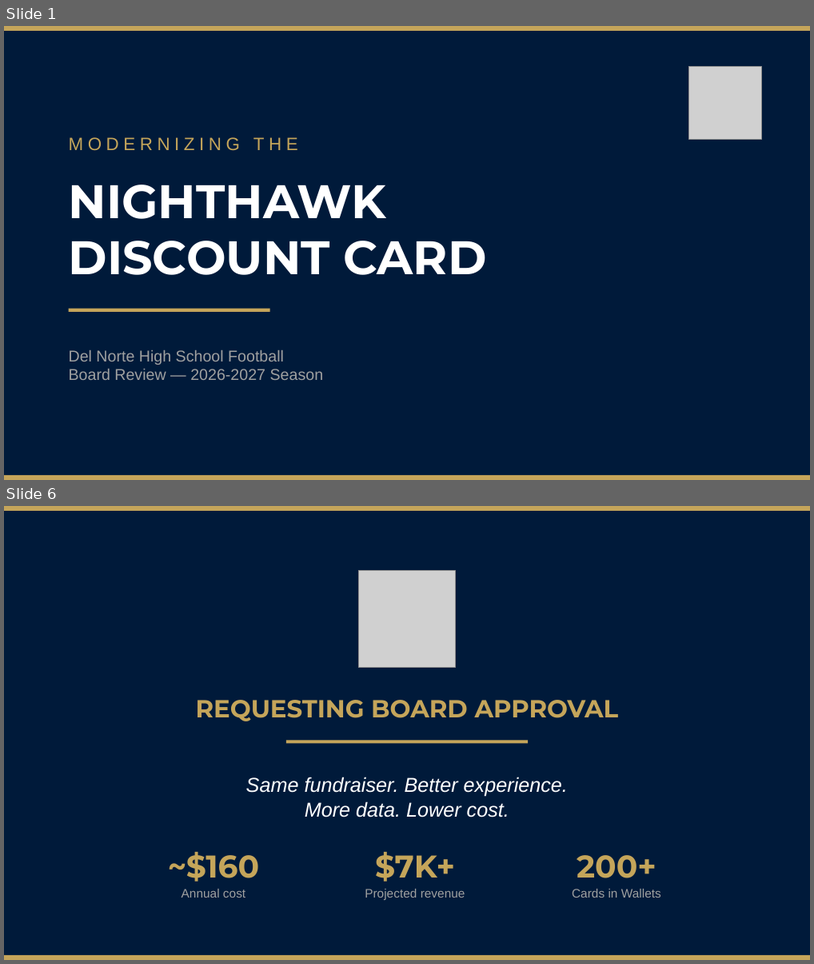
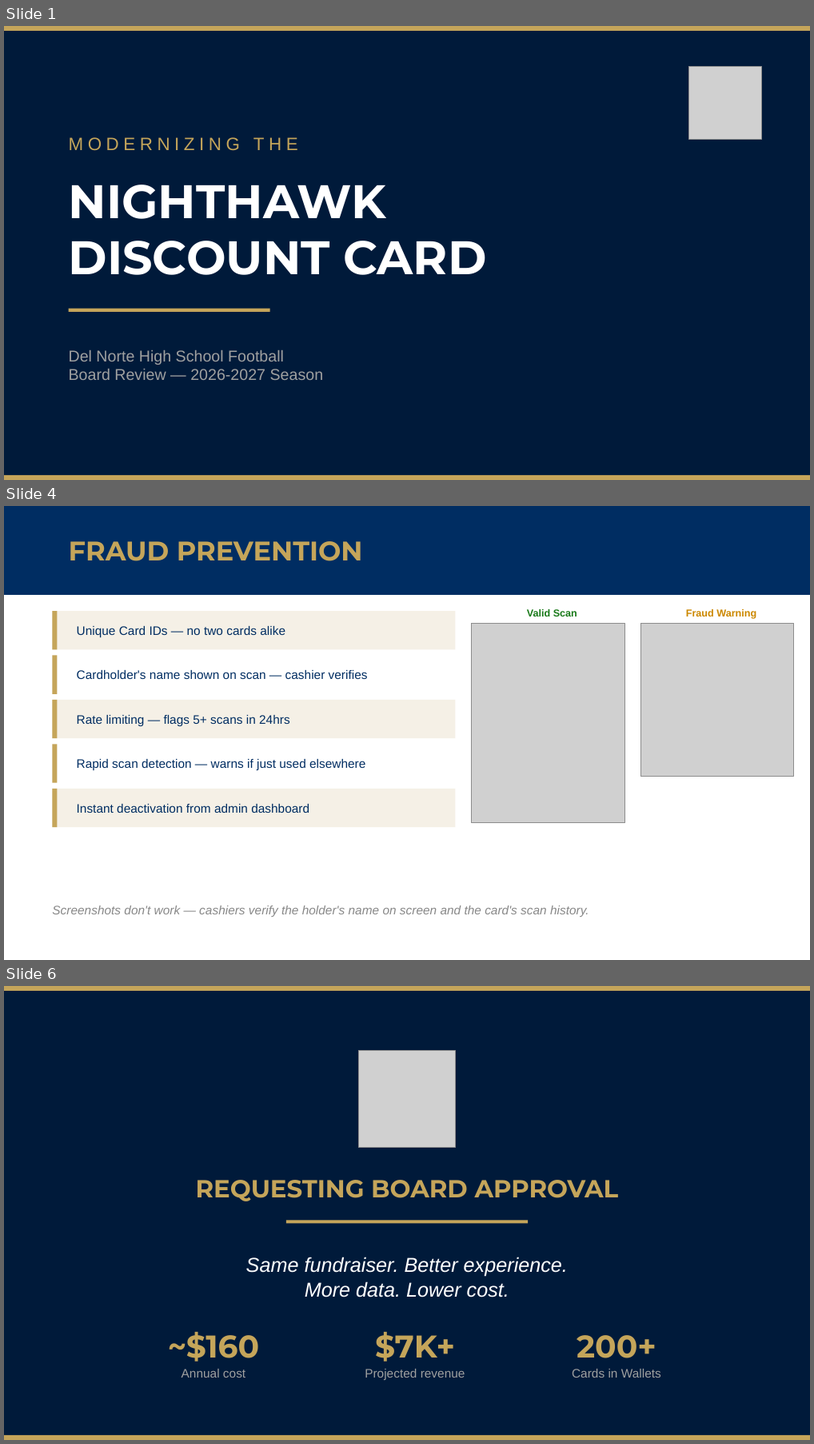
Before and after one commit to hoserR9/school-discount-pass, a slide deck: pitch/Del-Norte-Board-Approval.pptx. Shown one above the other, each under a label of ours: slides 1 and 6 before the commit, slides 1, 4 and 6 after it; the slides between them are not shown. The pictures are 814x964 and 814x1444 pixels, drawn with LibreOffice and Linux fonts; fonts in the diff are those of the drawing; grey boxes stand for pictures. Boxes give left, top, right and bottom in pixels: in the first picture for what was removed or moved away, otherwise in the second. Text is boxed around its words. In the diff, an @@ line names an element or a change of style, - is before the commit and + after.

```diff
--- a/pitch/Del-Norte-Board-Approval.pptx
+++ b/pitch/Del-Norte-Board-Approval.pptx
@@ slide 4 added at bbox=[4, 506, 810, 960], background #FFFFFF @@
@@ rectangle added at bbox=[4, 506, 810, 595], fill #002D62 @@
@@ text added at bbox=[69, 541, 363, 561], 24 pt, text #C5A55A, bold @@
+FRAUD PREVENTION
@@ rectangle added at bbox=[52, 611, 455, 649], fill #F5F0E6 @@
@@ rectangle added at bbox=[52, 611, 58, 649], fill #C5A55A @@
@@ picture added at bbox=[472, 623, 625, 822] @@
@@ text added at bbox=[527, 609, 578, 616], 9 pt, text #1A7A1A, bold @@
+Valid Scan
@@ picture added at bbox=[641, 623, 794, 776] @@
@@ text added at bbox=[686, 609, 757, 619], 9 pt, text #CC8800, bold @@
+Fraud Warning
@@ text added at bbox=[77, 626, 286, 637], 11 pt, text #002D62 @@
+Unique Card IDs — no two cards alike
@@ rectangle added at bbox=[52, 655, 455, 694], fill #FFFFFF @@
@@ rectangle added at bbox=[52, 655, 58, 694], fill #C5A55A @@
@@ text added at bbox=[77, 670, 368, 679], 11 pt, text #002D62 @@
+Cardholder's name shown on scan — cashier verifies
@@ rectangle added at bbox=[52, 700, 455, 738], fill #F5F0E6 @@
@@ rectangle added at bbox=[52, 700, 58, 738], fill #C5A55A @@
@@ text added at bbox=[77, 715, 290, 726], 11 pt, text #002D62 @@
+Rate limiting — flags 5+ scans in 24hrs
@@ rectangle added at bbox=[52, 744, 455, 783], fill #FFFFFF @@
@@ rectangle added at bbox=[52, 744, 58, 783], fill #C5A55A @@
@@ text added at bbox=[77, 759, 366, 771], 11 pt, text #002D62 @@
+Rapid scan detection — warns if just used elsewhere
@@ rectangle added at bbox=[52, 788, 455, 827], fill #F5F0E6 @@
@@ rectangle added at bbox=[52, 788, 58, 827], fill #C5A55A @@
@@ text added at bbox=[77, 804, 310, 812], 11 pt, text #002D62 @@
+Instant deactivation from admin dashboard
@@ text added at bbox=[52, 905, 590, 916], 11 pt, text #888888, italic @@
+Screenshots don't work — cashiers verify the holder's name on screen and the card's scan history.
```
Also in this commit, not shown: 2 slides changed, 1 other slide added, 2 slides removed, 10 other files.
